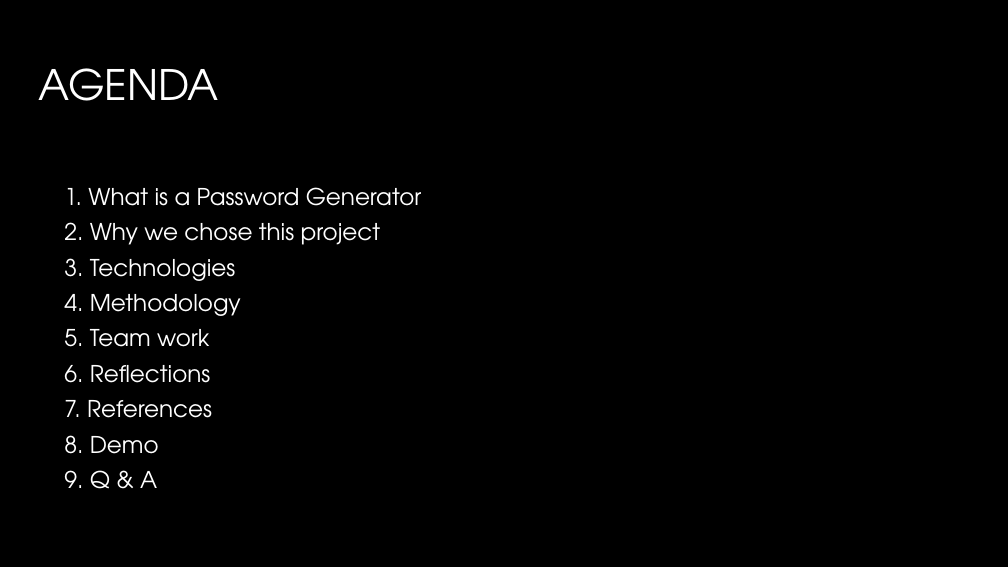
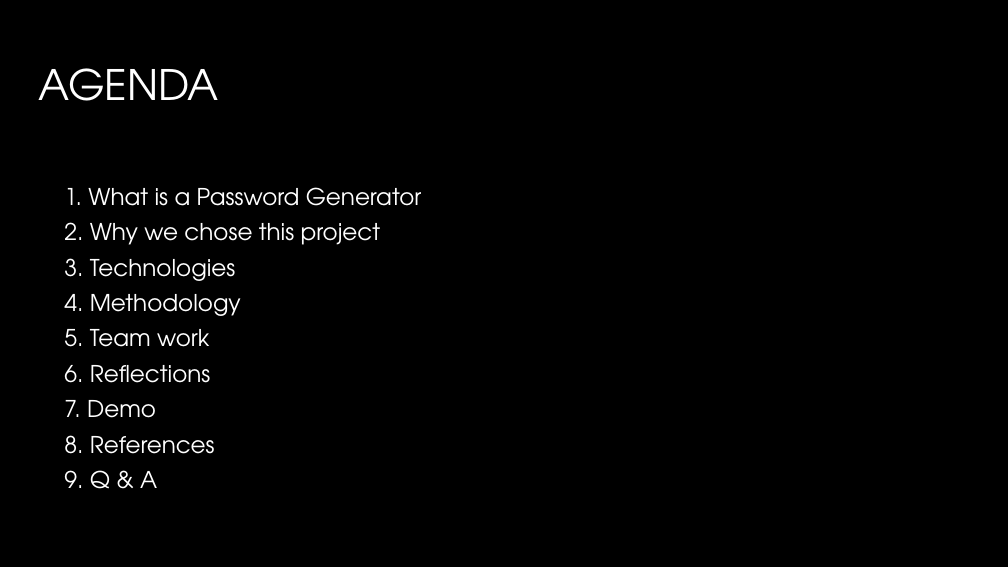
Before and after one commit to Steven-lei/Password-Generator, a slide deck: slide 3 of document/Presentation Password Generator.pptx. Drawn at 1008x567 pixels with LibreOffice and Linux fonts; fonts in the diff are those of the drawing; background and template pictures are left out. Boxes give left, top, right and bottom in pixels: in the first picture for what was removed or moved away, otherwise in the second. Text is boxed around its words. In the diff, an @@ line names an element or a change of style, - is before the commit and + after.

```diff
--- a/document/Presentation Password Generator.pptx
+++ b/document/Presentation Password Generator.pptx
@@ text at box(64, 400, 215, 454): text changed @@
-7. References
-8. Demo
+7. Demo
+8. References
```
Also in this commit, not shown: 2 other slides changed, 3 slides added, 2 slides removed.
